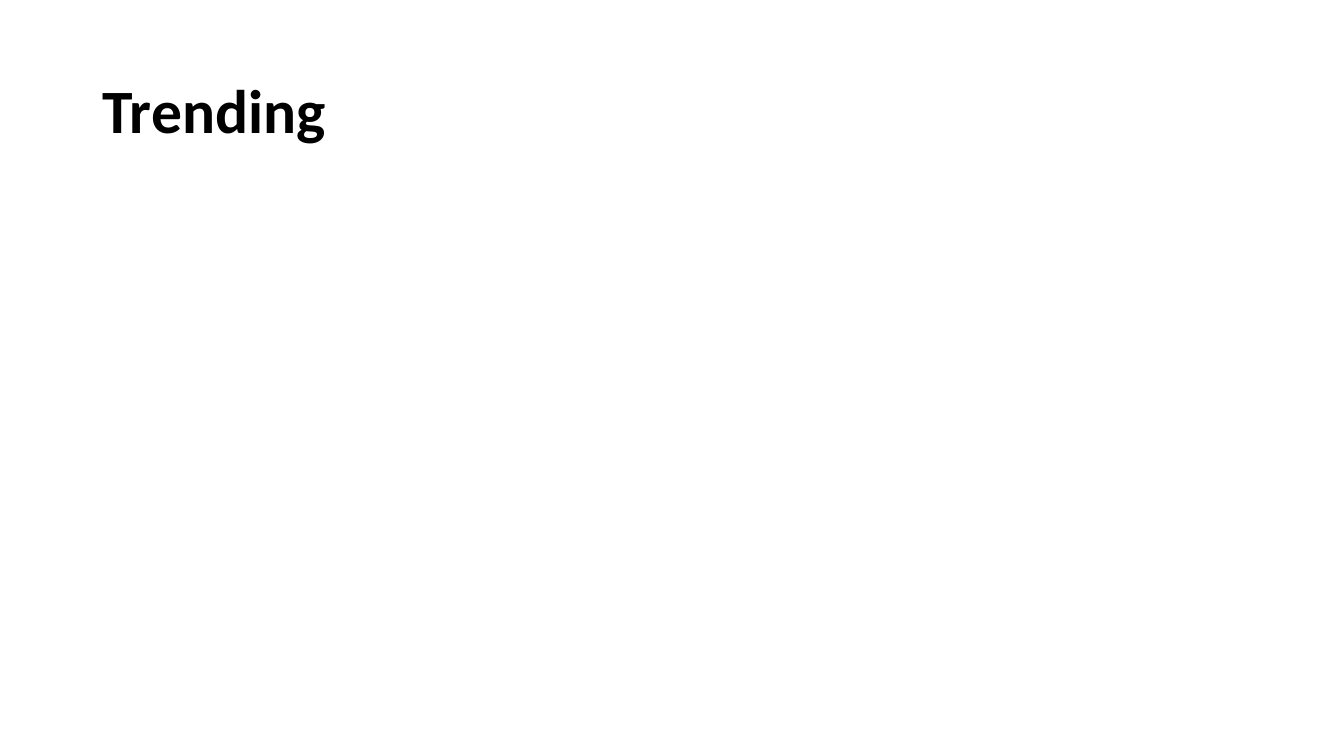
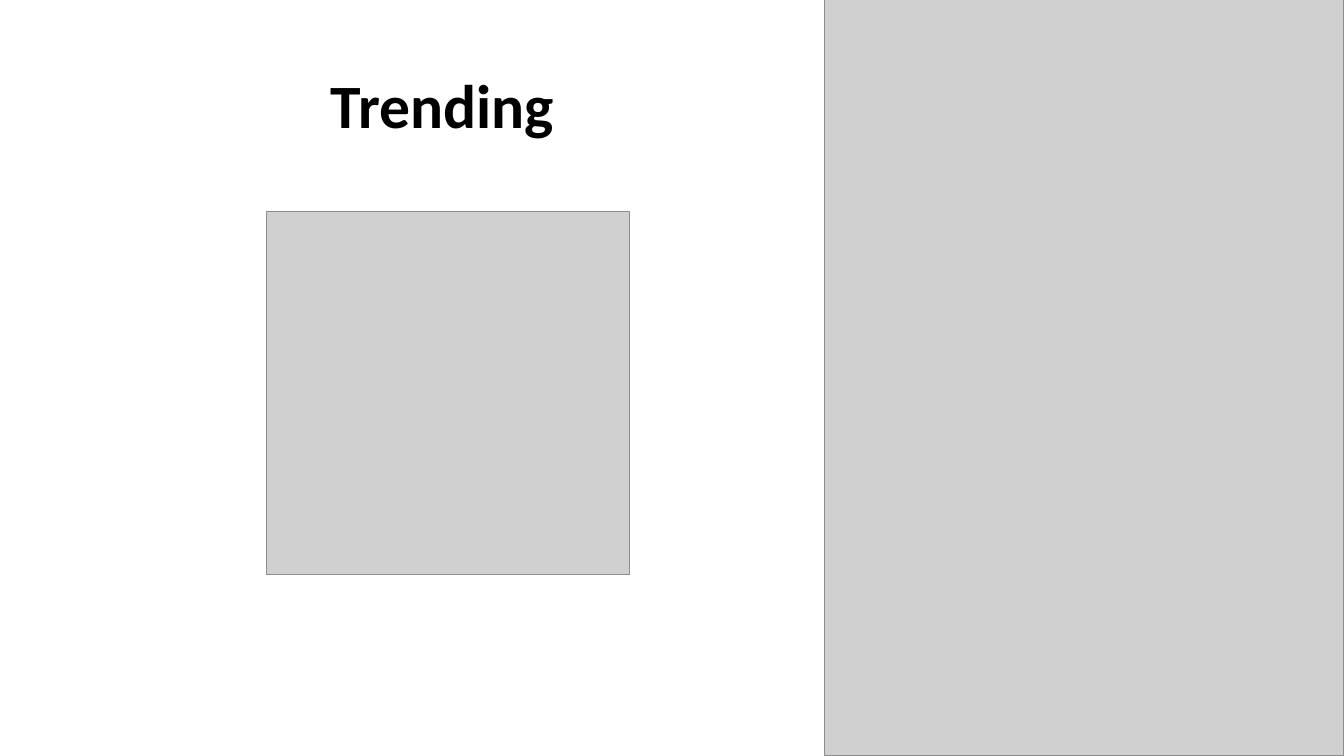
Before and after one commit to lixinso/recommender_system_a_survey, a slide deck: slide 10 of RecommenderSystemASurvey.pptx. Drawn at 1344x756 pixels with LibreOffice and Linux fonts; fonts in the diff are those of the drawing; grey boxes stand for pictures. Boxes give left, top, right and bottom in pixels: in the first picture for what was removed or moved away, otherwise in the second. Text is boxed around its words. In the diff, an @@ line names an element or a change of style, - is before the commit and + after.

```diff
--- a/RecommenderSystemASurvey.pptx
+++ b/RecommenderSystemASurvey.pptx
@@ picture added at <box>825,0,1344,756</box> @@
@@ title "Trending": place and size @@
-title "Trending" at <box>102,89,325,144</box>
+title "Trending" at <box>331,84,554,139</box>
@@ picture added at <box>266,212,629,575</box> @@
```
Also in this commit, not shown: 3 other slides changed, 1 slide added, 1 slide removed, 2 other files.
